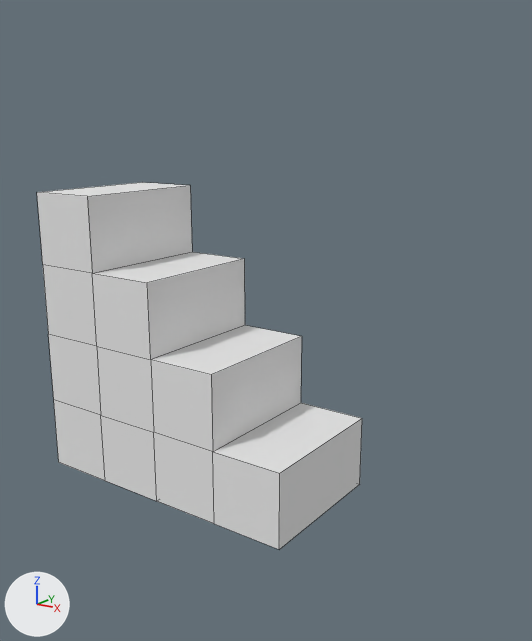
One commit to the Blender file 2.5D Life - New/res/models/Blender Files/Stairs.blend: the scene before it, then after it.
Before and after are seen from a camera (50 mm lens) standing at (7.88, -6.94, 4.96) and looking at (2.64, 0.43, 2.49). Arrows for +X, +Y and +Z are at lower left; the lights stay in place. Mesh edges are drawn as thin lines.
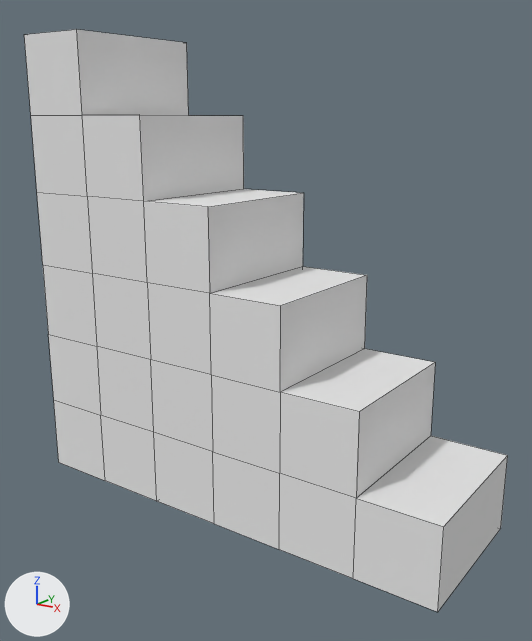
The newer file is also turned or shifted as a whole; pictures and numbers use the older file's frame.

The edits, one by one:
me_cube is used by ob_cube; location (2.5, 0.5, 2.0); scale (2.0, 1.0, 2.0).
me_cube had 38 vertices, 36 faces and spanned x -1.5..0.5, y -1.0..1.0, z -1.0..1.0.
me_cube now has 68 vertices, 66 faces and spans x -1.5..1.5, y -1.0..1.0, z -1.0..2.0.
Part 1, on me_cube:
8 faces are deleted.
8 vertices are added at x -1.5..1.5, y -1.0..1.0, z -1.0..2.0.
10 new vertices lie (0.5, 0.0, 0.0) away from vertices in x -1.0..0.5, y -1.0..1.0, z -1.0..1.0.
12 new vertices lie (0.0, 0.0, 0.5) away from vertices in x -1.5..1.0, y -1.0..1.0, z -0.5..1.0.
38 new faces join them.

Where the change shows, as pixel boxes (x1, y1, x2, y2) in the pictures (532 x 641 px):
'Cube', reshaped (49% wider, 59% taller): before (37, 182, 362, 549); after (24, 29, 508, 612)
part 1 of me_cube, built on: before (40, 182, 362, 549); after (24, 29, 508, 612)
